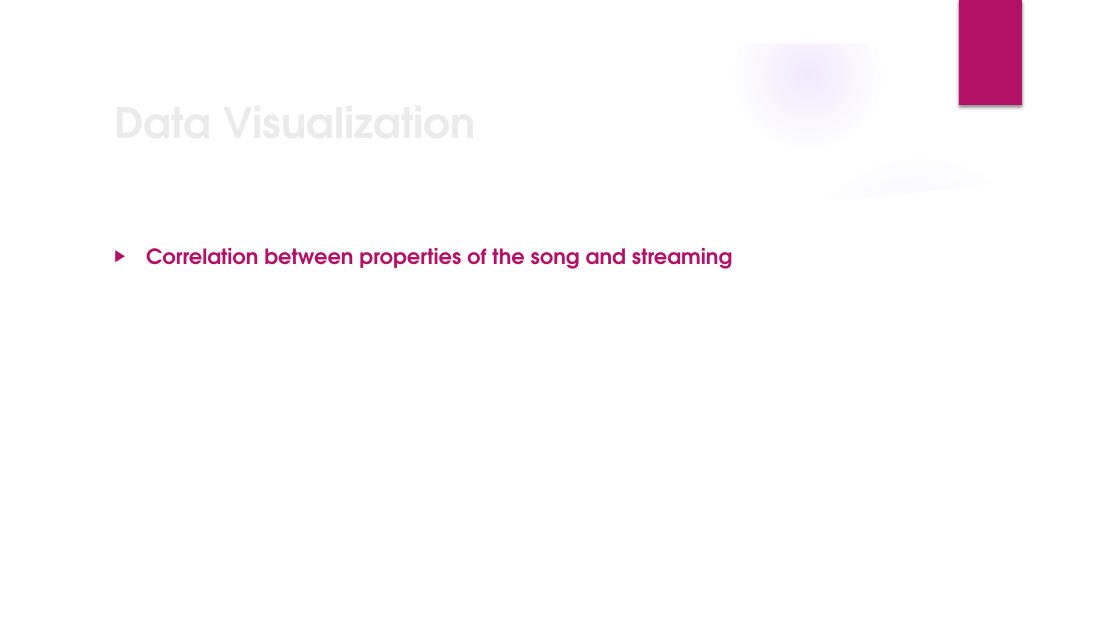
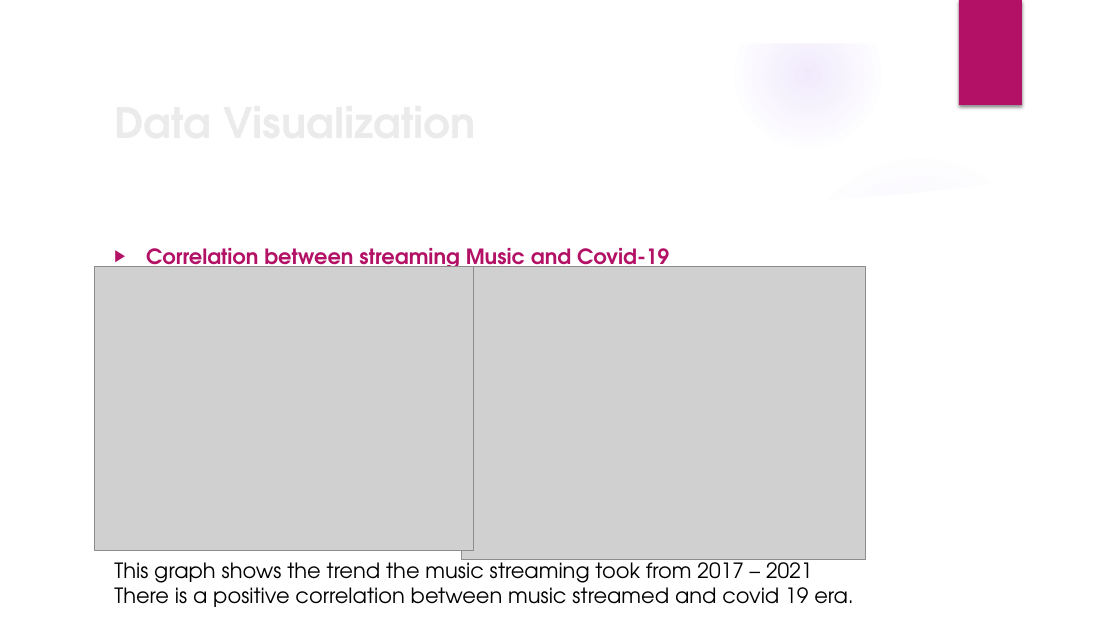
Before and after one commit to The-Music-Notes/Music_Data, a slide deck: slide 12 of Music Notes 2024.pptx. Drawn at 1120x630 pixels with LibreOffice and Linux fonts; fonts in the diff are those of the drawing; grey boxes stand for pictures; background and template pictures are left out. Boxes give left, top, right and bottom in pixels: in the first picture for what was removed or moved away, otherwise in the second. Text is boxed around its words. In the diff, an @@ line names an element or a change of style, - is before the commit and + after.

```diff
--- a/Music Notes 2024.pptx
+++ b/Music Notes 2024.pptx
@@ picture added at [95, 266, 474, 550] @@
@@ text at [146, 248, 669, 273]: text changed @@
-▶ Correlation between properties of the song and streaming
+▶ Correlation between streaming Music and Covid-19
@@ picture added at [461, 266, 865, 560] @@
@@ text added at [114, 556, 854, 607], 18 pt, text #000000 @@
+This graph shows the trend the music streaming took from 2017 – 2021
+There is a positive correlation between music streamed and covid 19 era.
```
Also in this commit, not shown: 2 other slides changed, 2 slides added, 2 slides removed, 11 other files.
